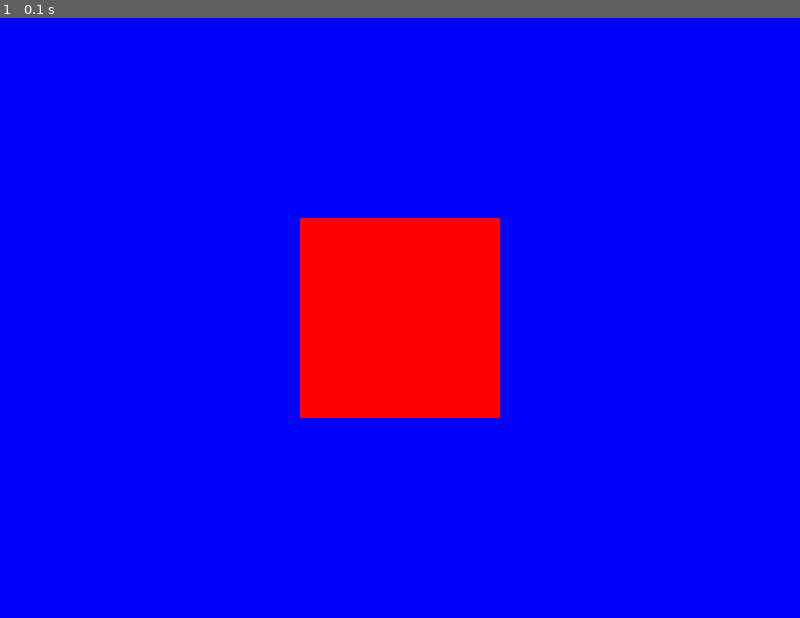
Above: before the commit, frame 1.
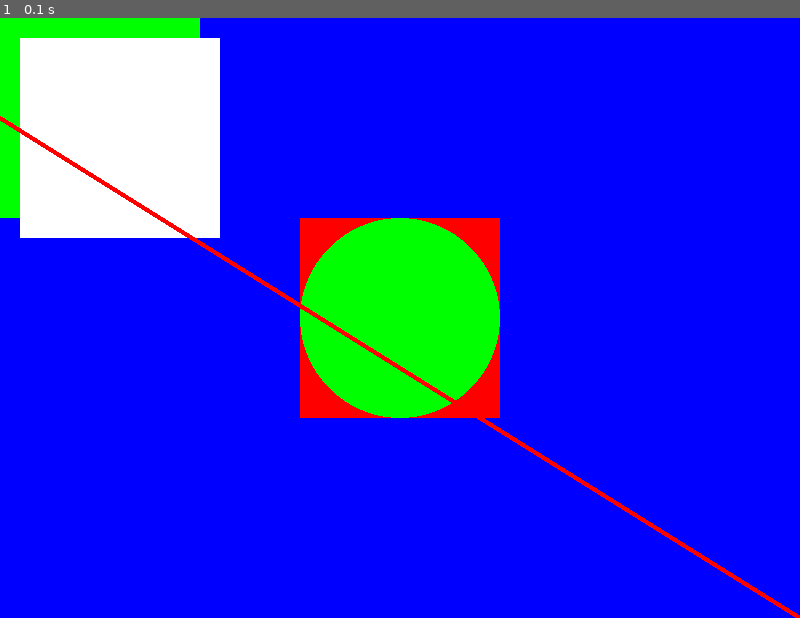
Above: after the commit, the same moment.

Repository: Paisamares12/Learn-Pygame
Game: pygame game, started from surface.py
Same seed, same stepped clock (60 frames per second), same inputs: the game is played once before the commit and once after it.
Inputs:
- Up to frame 1 (0.1 s): no input

The runs differ from the first frame. In frame 1, 17% of the frame differs, in the area x 0-100%, y 0-100%.

Commit message:
Cuarta clase

Diff:
--- a/surface.py
+++ b/surface.py
@@ -24,6 +24,7 @@
 red = pygame.Color(255, 0, 0) #0 - 255
 green = pygame.Color(0, 255, 0) #0 - 255
 blue = pygame.Color(0, 0, 255) #0 - 255
+white = pygame.Color(255, 255, 255) #0 - 255
 
 #Con tuplas
 rojo = (255, 0, 0) #0 - 255
@@ -31,21 +32,49 @@
 azul = (0, 0, 255) #0 - 255
 
 #Rectangulos
+#Rectangulo con pygame
 rect = pygame.Rect(0, 0, 200, 200) #x, y, width, height
 rect.center = (width // 2, height // 2) #Centramos el rectangulo en la ventana del juego
+
+#Rectangulo con tuplas
+rect2 = (0, 0, 200, 200) #No se pueden usar métodos de rectangulo con tuplas, solo se pueden usar con pygame.Rect
 
 print(rect) #Imprimimos las propiedades del rectangulo
 print(rect.x, rect.y) #Imprimimos la posición del rectangulo
 
 #Generamos un ciclo infinito para que la ventana del juego se mantenga abierta
 while True:
+
     #Escuchamos los eventos que ocurren en la ventana del juego
     for event in pygame.event.get():
+
         #Si le damos clic en cerrar ventana se cierra el juego
         if event.type == pygame.QUIT:
             pygame.quit()
             sys.exit() #Evita errores del sistema al cerrar la ventana del juego
-    surface.fill(blue) #Rellenamos la ventana del juego con el color definido
-    #Dibujamos un rectangulo en la ventana del juego
-    pygame.draw.rect(surface, red, rect) #Donde se dibuja el rectangulo, color del rectangulo, rectangulo a dibujar
-    pygame.display.update() #Actualizamos la ventana del juego para que se vea el color de fondo
+
+    #Rellenamos la ventana del juego con el color definido
+    surface.fill(blue)
+
+    #Dibujamos los rectangulos en la ventana del juego
+    pygame.draw.rect(surface, red, rect) #Donde ,color, rectangulo a dibujar
+    pygame.draw.rect(surface, green, rect2)
+    """
+    El orden al dibujar los objetos es importante, ya que si dibujamos un objeto encima de otro,
+    el objeto dibujado primero quedará debajo del objeto dibujado después.
+    Draw
+    -Donde se dibujara la figura
+    -Color de la figura
+    """
+
+    #Posición del rectangulo, tamaño del rectangulo
+    pygame.draw.rect(surface, white, (20,20, 200, 200))
+
+    #Posición del circulo, radio del circulo
+    pygame.draw.circle(surface, green, (width // 2, height // 2), 100)
+
+    #Posición inicial de la linea, posición final de la linea, grosor de la linea
+    pygame.draw.line(surface, red, (0, 100), (width, height), 5)
+
+    #Actualizamos la ventana del juego
+    pygame.display.update()
